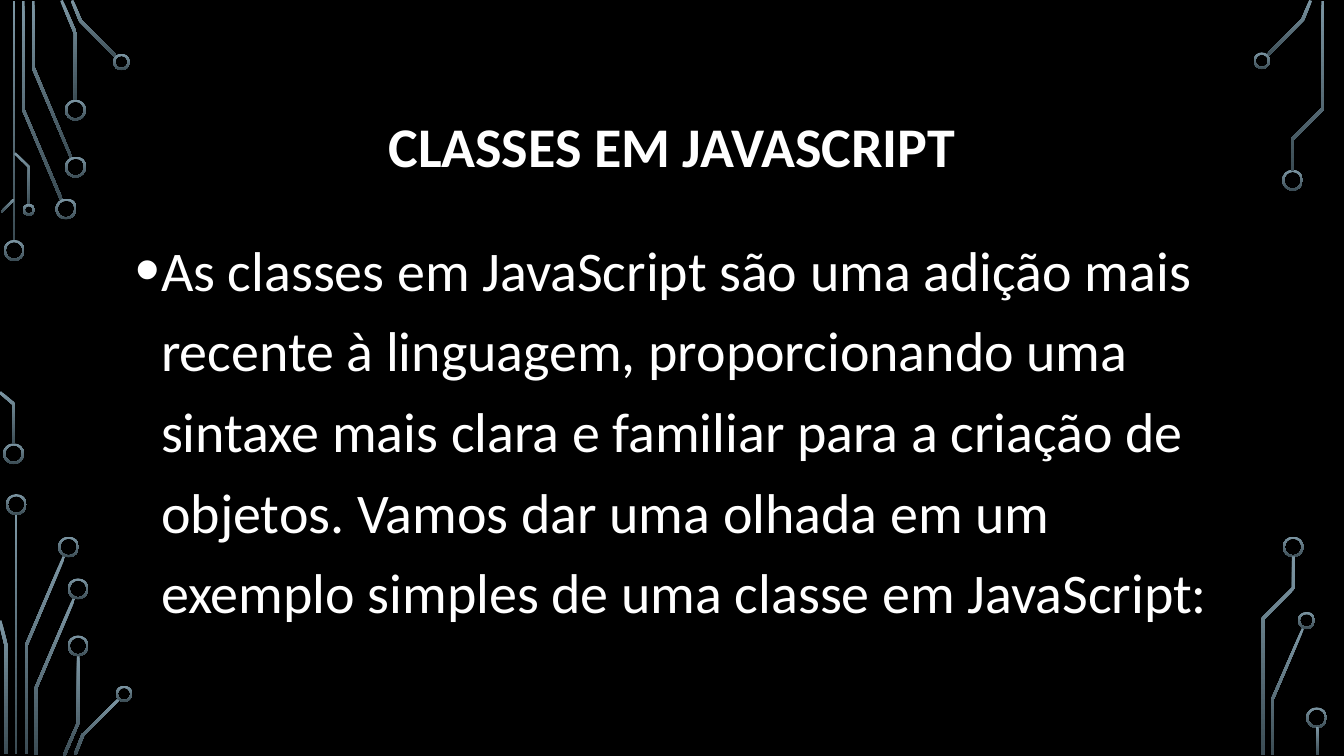
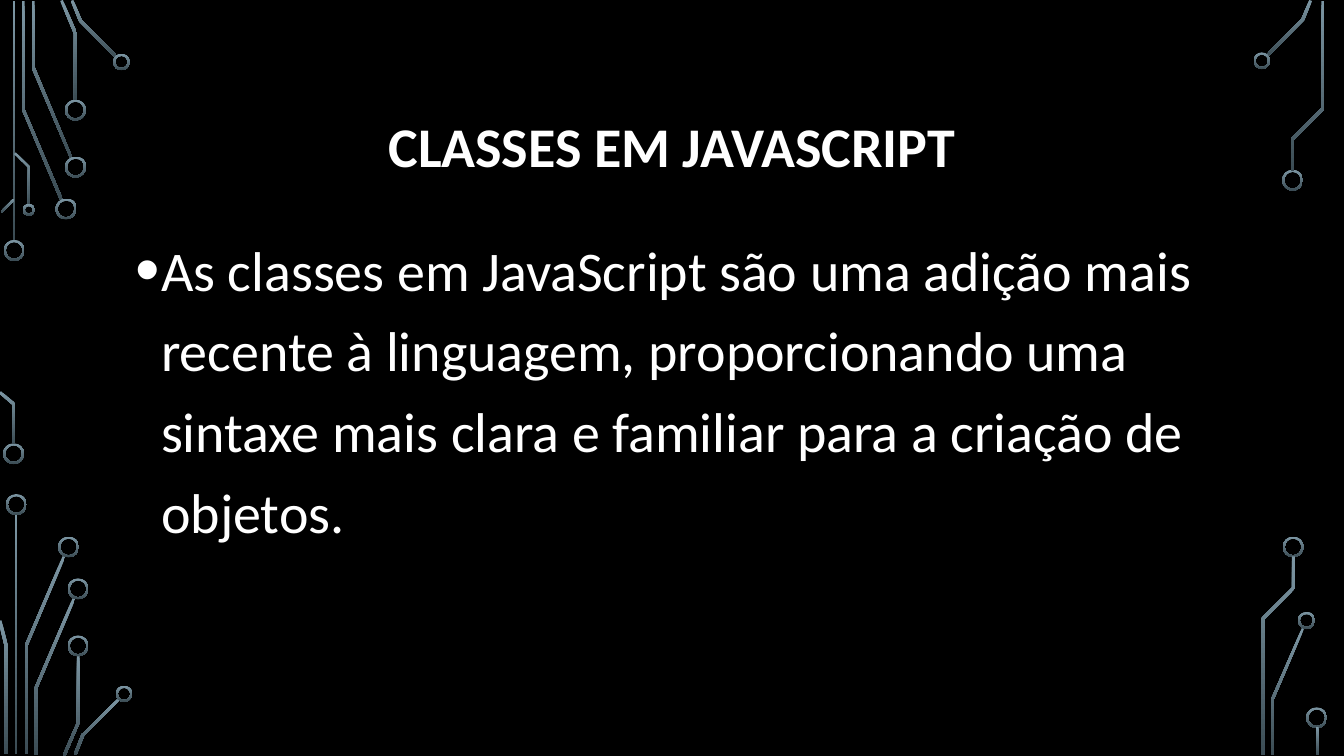
Before and after one commit to JMarques12/Senai2023, a slide deck: slide 2 of FPOO/aula 18/Programação Orientada a Objetos POO.pptx. Drawn at 1344x756 pixels with LibreOffice and Linux fonts; fonts in the diff are those of the drawing; background and template pictures are left out. Boxes give left, top, right and bottom in pixels: in the first picture for what was removed or moved away, otherwise in the second. Text is boxed around its words. In the diff, an @@ line names an element or a change of style, - is before the commit and + after.

Commit message:
att

```diff
--- a/FPOO/aula 18/Programação Orientada a Objetos POO.pptx
+++ b/FPOO/aula 18/Programação Orientada a Objetos POO.pptx
@@ text at box(161, 252, 1191, 543): text changed @@
-• As classes em JavaScript são uma adição mais recente à linguagem, proporcionando uma sintaxe mais clara e familiar para a criação de objetos. Vamos dar uma olhada em um exemplo simples de uma classe em JavaScript:
+• As classes em JavaScript são uma adição mais recente à linguagem, proporcionando uma sintaxe mais clara e familiar para a criação de objetos.
```
Also in this commit, not shown: 2 other slides changed, 1 slide removed.
